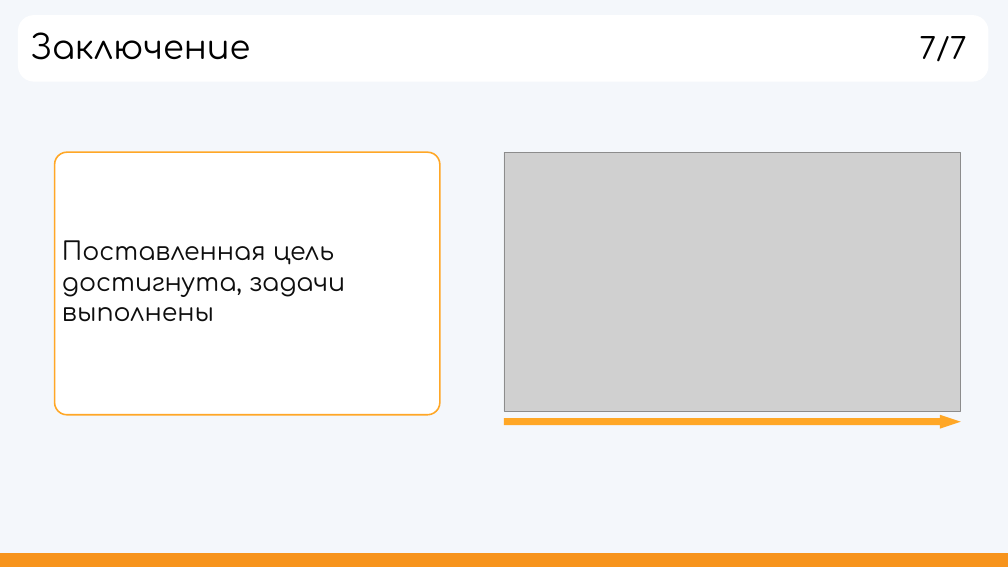
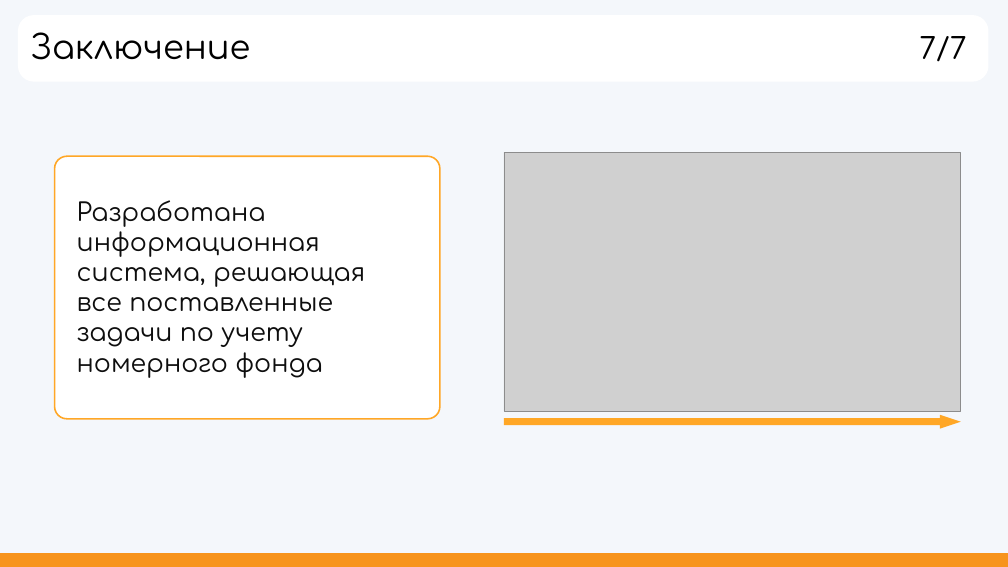
Before and after one commit to hhallva/cmdnt-website, a slide deck: slide 7 of ДП/Презентация/Презентация.pptx. Drawn at 1008x567 pixels with LibreOffice and Linux fonts; fonts in the diff are those of the drawing; grey boxes stand for pictures. Boxes give left, top, right and bottom in pixels: in the first picture for what was removed or moved away, otherwise in the second. Text is boxed around its words. In the diff, an @@ line names an element or a change of style, - is before the commit and + after.

```diff
--- a/ДП/Презентация/Презентация.pptx
+++ b/ДП/Презентация/Презентация.pptx
@@ rounded rectangle: place and size @@
-rounded rectangle at [54,152,440,414]
+rounded rectangle at [54,157,440,419]
@@ text at [77,200,365,378]: text changed @@
-Поставленная цель достигнута, задачи выполнены
+Разработана информационная система, решающая все поставленные задачи по учету номерного фонда
```
Also in this commit, not shown: 4 other slides changed, 18 other files.
